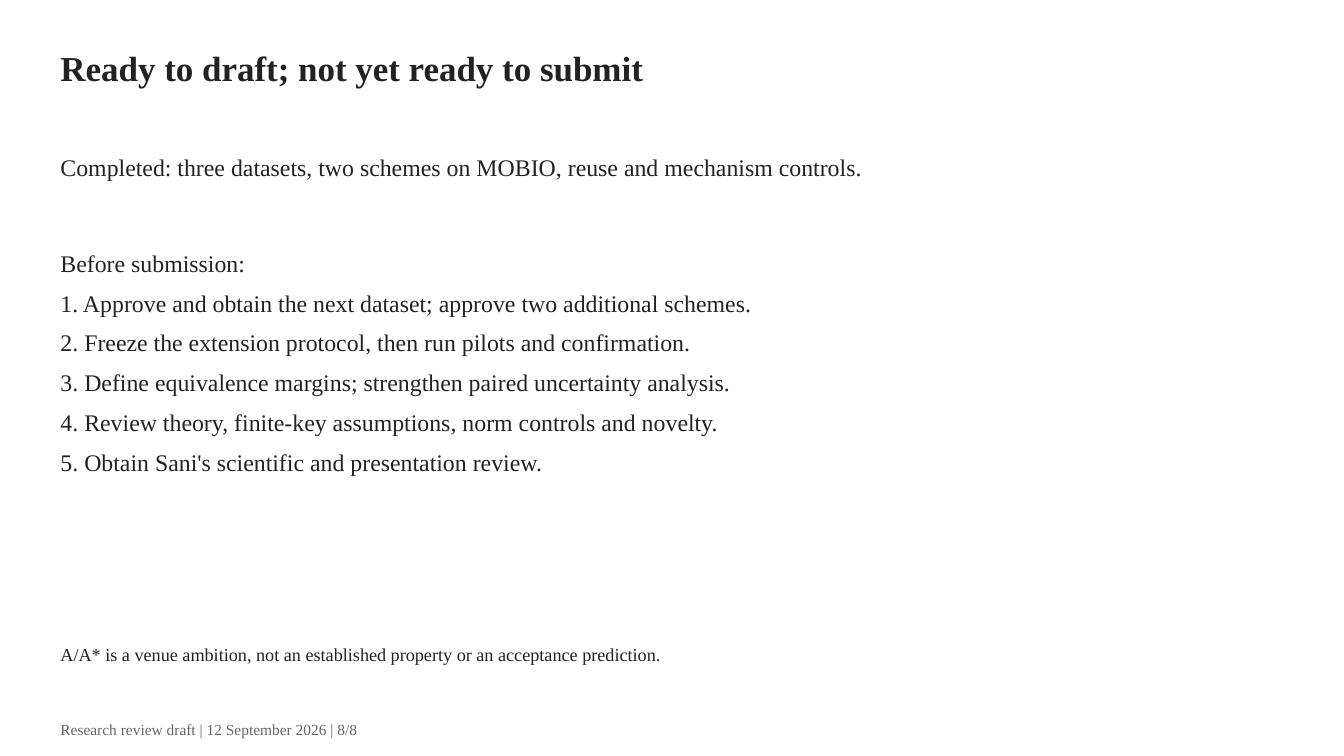
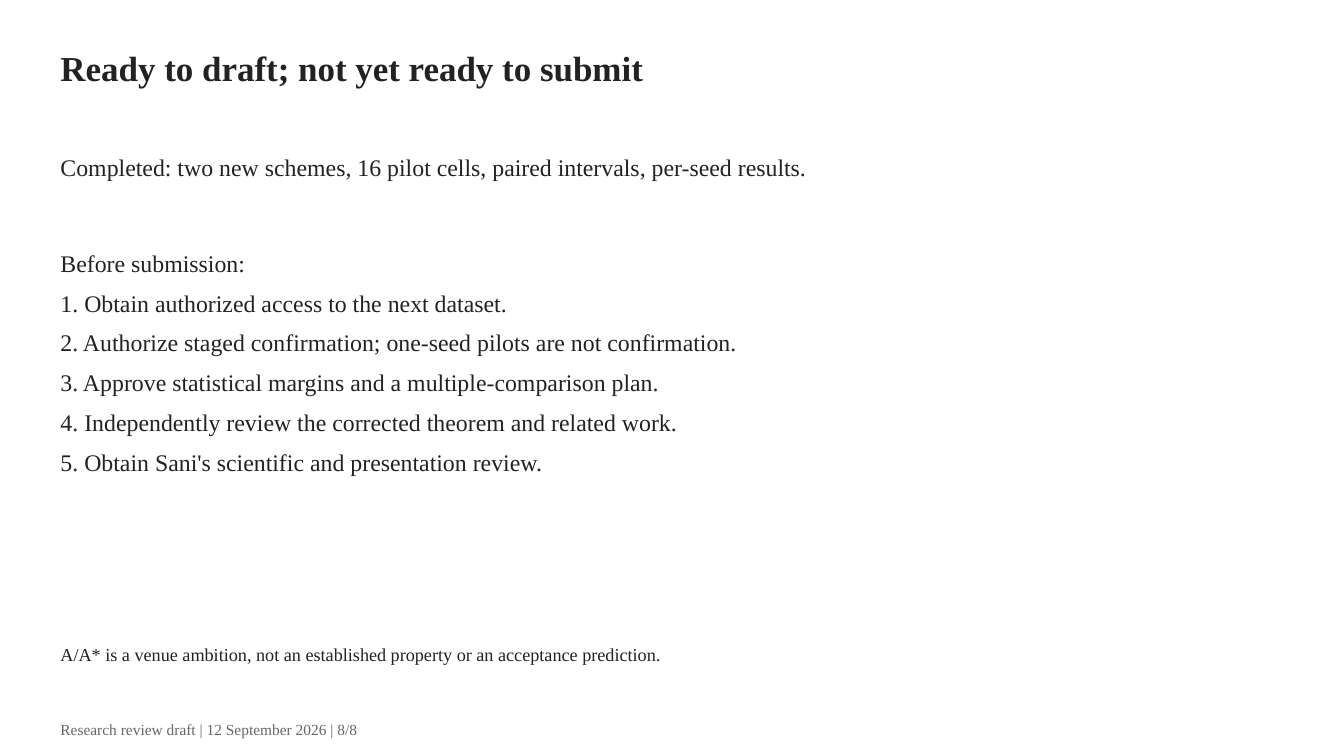
Before and after one commit to gigioneggiando/biometric-template-leakage, a slide deck: slide 8 of reports/slides/research_review.pptx. Drawn at 1344x756 pixels with LibreOffice and Linux fonts; fonts in the diff are those of the drawing. Boxes give left, top, right and bottom in pixels: in the first picture for what was removed or moved away, otherwise in the second. Text is boxed around its words. In the diff, an @@ line names an element or a change of style, - is before the commit and + after.

Commit message:
Report approved scheme pilots and refresh research evidence package

```diff
--- a/reports/slides/research_review.pptx
+++ b/reports/slides/research_review.pptx
@@ text at box(60, 159, 806, 181): text changed @@
-Completed: three datasets, two schemes on MOBIO, reuse and mechanism controls.
+Completed: two new schemes, 16 pilot cells, paired intervals, per-seed results.
@@ text at box(60, 295, 736, 436): text changed @@
-1. Approve and obtain the next dataset; approve two additional schemes.
-2. Freeze the extension protocol, then run pilots and confirmation.
-3. Define equivalence margins; strengthen paired uncertainty analysis.
-4. Review theory, finite-key assumptions, norm controls and novelty.
+1. Obtain authorized access to the next dataset.
+2. Authorize staged confirmation; one-seed pilots are not confirmation.
+3. Approve statistical margins and a multiple-comparison plan.
+4. Independently review the corrected theorem and related work.
```
Also in this commit, not shown: 3 other slides changed, 1 slide added, 1 slide removed, 45 other files.
